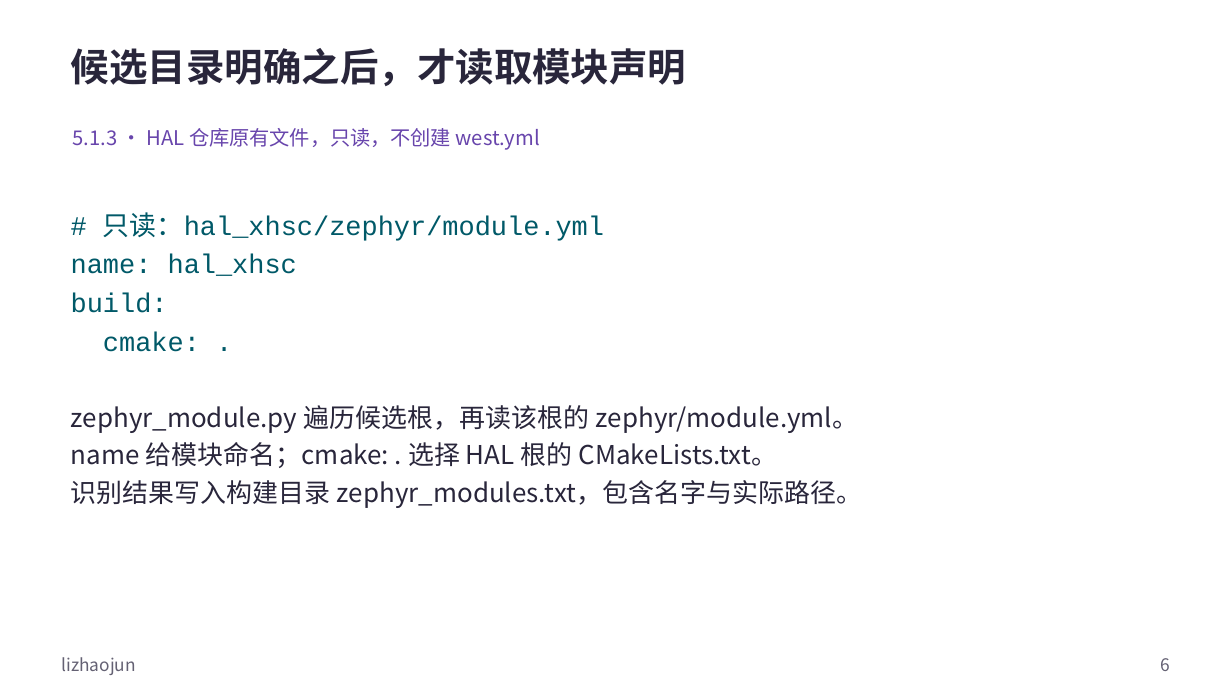
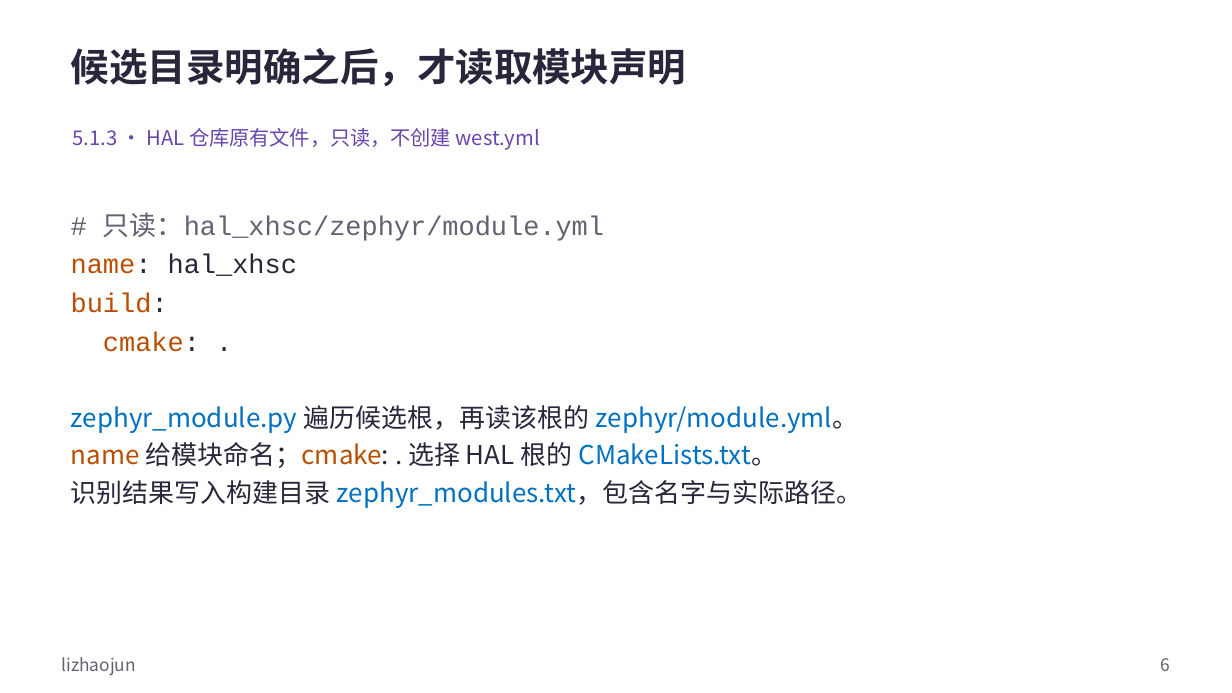
Before and after one commit to FormingSystem/zephyr_hc32f4a0, a slide deck: slide 6 of learning/P01_zephyr_make_project/slides/P005_源码模块接入Zephyr工程_Windows.pptx. Drawn at 1232x693 pixels with LibreOffice and Linux fonts; fonts in the diff are those of the drawing. Boxes give left, top, right and bottom in pixels: in the first picture for what was removed or moved away, otherwise in the second. Text is boxed around its words. In the diff, an @@ line names an element or a change of style, - is before the commit and + after.

Commit message:
content(learning/modules): 统一源码模块接入图示与代码样式
- 区分模块路径、YAML 字段、派生变量与 CMake 接口，补图例并校正下载及新增板章节的导航文字。
- 正式 PPT 与可重建原生源同步，保留封面、媒体、批注和非正文页脚署名。

```diff
--- a/learning/P01_zephyr_make_project/slides/P005_源码模块接入Zephyr工程_Windows.pptx
+++ b/learning/P01_zephyr_make_project/slides/P005_源码模块接入Zephyr工程_Windows.pptx
@@ text "# 只读：hal_xhsc/zephyr/module.yml" at (x1=71, y1=212, x2=604, y2=352): text colour #005968 to #646173 in "# 只读：hal_xhsc/zephyr/module.yml"; text colour #005968 to #B84E00 in "name:", "build:", "cmake:"; text colour #005968 to #29263B in "name: hal_xhsc", "build:", "cmake: ." @@
@@ text "zephyr_module.py 遍历候选根，再读该根的 zephyr/module.yml。" at (x1=71, y1=405, x2=863, y2=508): text colour #29263B to #0070C0 in "zephyr_module.py zephyr/module.yml。", "CMakeLists.txt。", "zephyr_modules.txt，包含名字与实际路径。"; text colour #29263B to #B84E00 in "name 给模块命名；cmake:" @@
```
Also in this commit, not shown: 11 other slides changed, 14 other files.
